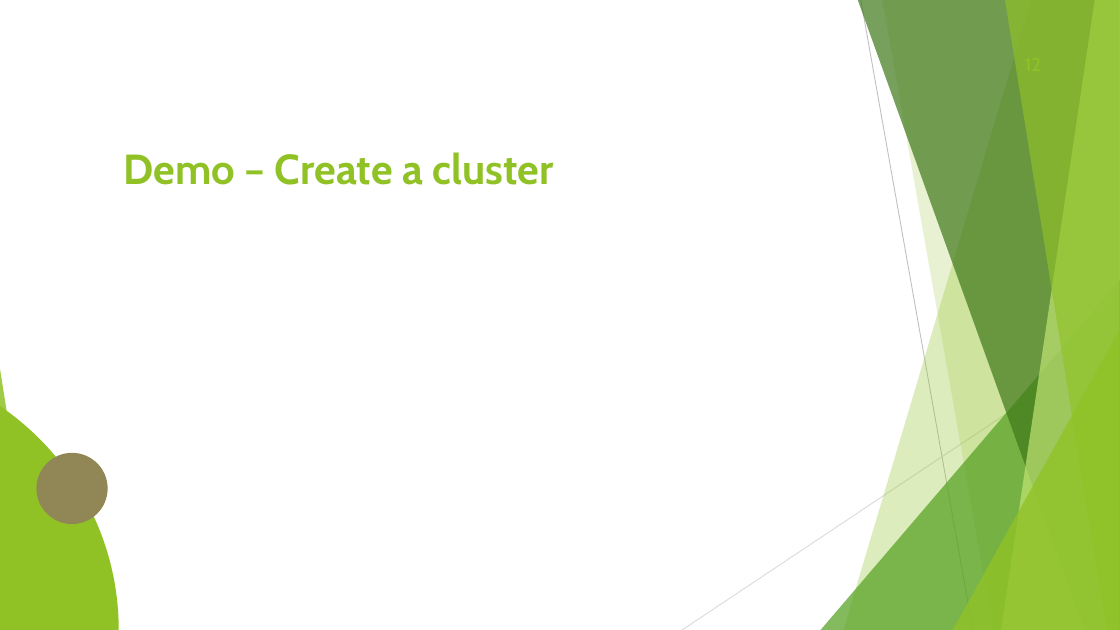
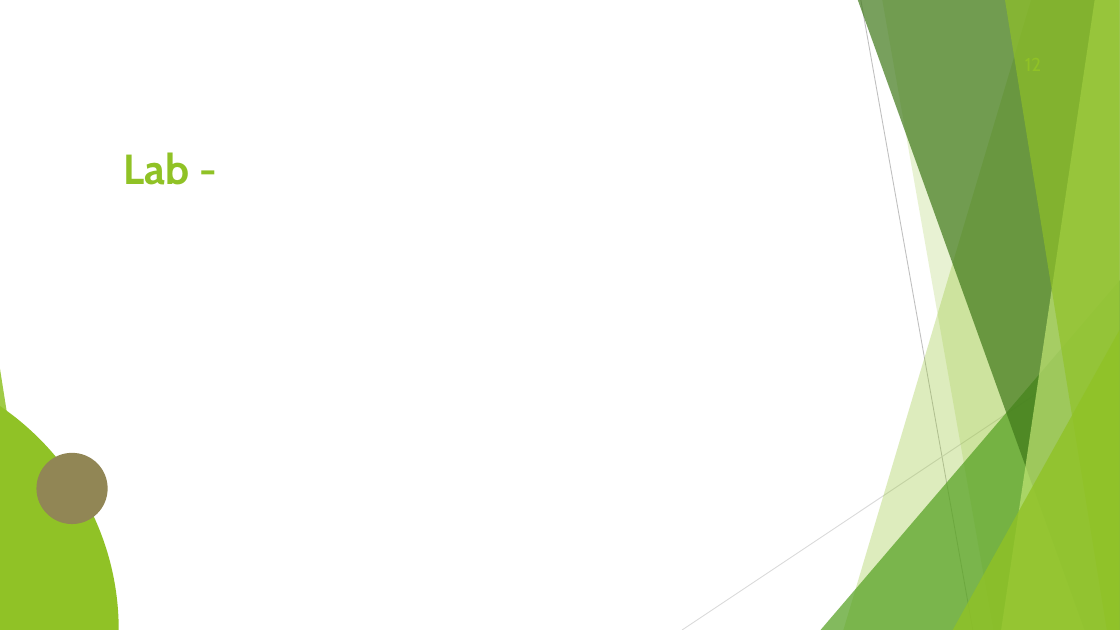
Before and after one commit to radhey24h/cloud-in-depth, a slide deck: slide 12 of azure-in-depth/Day-3-Azure-Storage/01-Azure-Storage.pptx. Drawn at 1120x630 pixels with LibreOffice and Linux fonts; fonts in the diff are those of the drawing; background and template pictures are left out. Boxes give left, top, right and bottom in pixels: in the first picture for what was removed or moved away, otherwise in the second. Text is boxed around its words. In the diff, an @@ line names an element or a change of style, - is before the commit and + after.

```diff
--- a/azure-in-depth/Day-3-Azure-Storage/01-Azure-Storage.pptx
+++ b/azure-in-depth/Day-3-Azure-Storage/01-Azure-Storage.pptx
@@ title at box(124, 152, 190, 185): text changed @@
-Demo – Create a cluster
+Lab -
```
Also in this commit, not shown: 7 other slides changed, 1 slide added, 1 slide removed.
